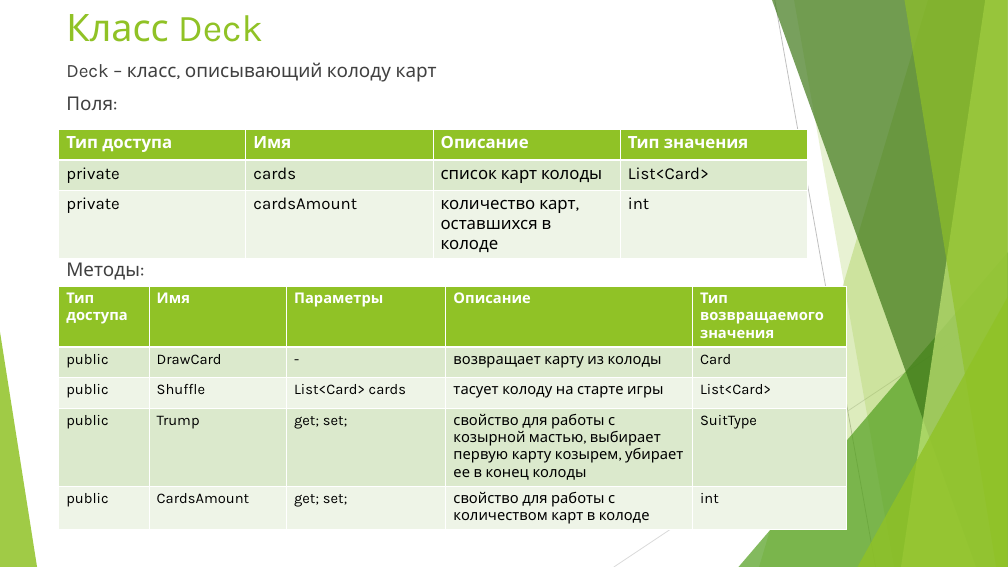
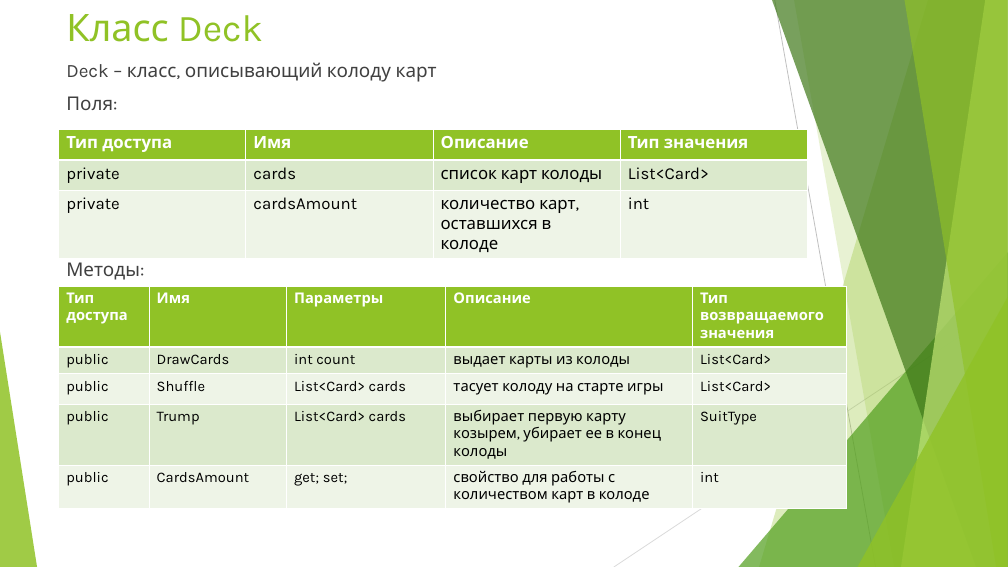
Before and after one commit to Stebusha/TheFool, a slide deck: slide 6 of Docs/Учебный проект по ООП.pptx. Drawn at 1008x567 pixels with LibreOffice and Linux fonts; fonts in the diff are those of the drawing. Boxes give left, top, right and bottom in pixels: in the first picture for what was removed or moved away, otherwise in the second. Text is boxed around its words. In the diff, an @@ line names an element or a change of style, - is before the commit and + after.

```diff
--- a/Docs/Учебный проект по ООП.pptx
+++ b/Docs/Учебный проект по ООП.pptx
@@ table at [59, 287, 848, 507] @@
-row 2: public | DrawCard | - | возвращает карту из колоды | Card
+row 2: public | DrawCards | int count | выдает карты из колоды | List<Card>
-row 4, column 3: get; set;
+row 4, column 3: List<Card> cards
-row 4, column 4: свойство для работы с козырной мастью, выбирает первую карту козырем, убирает ее в конец колоды
+row 4, column 4: выбирает первую карту козырем, убирает ее в конец колоды
```
Also in this commit, not shown: 1 other slide changed, 1 slide added, 1 slide removed, 3 other files.
